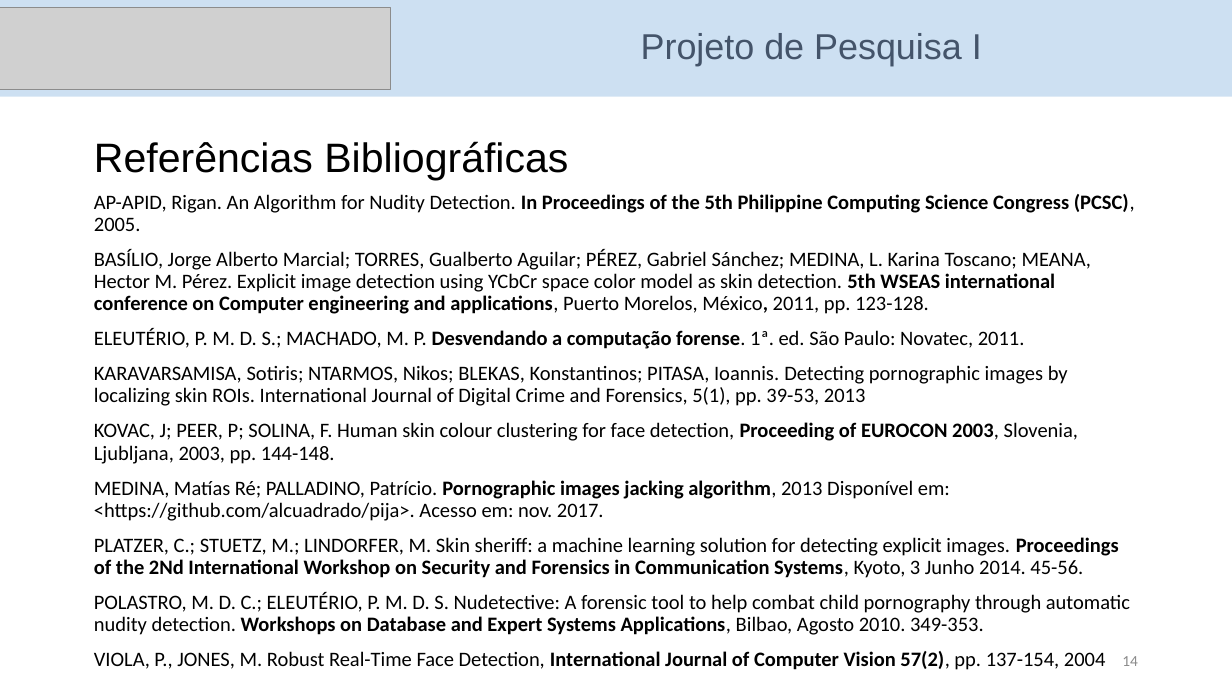
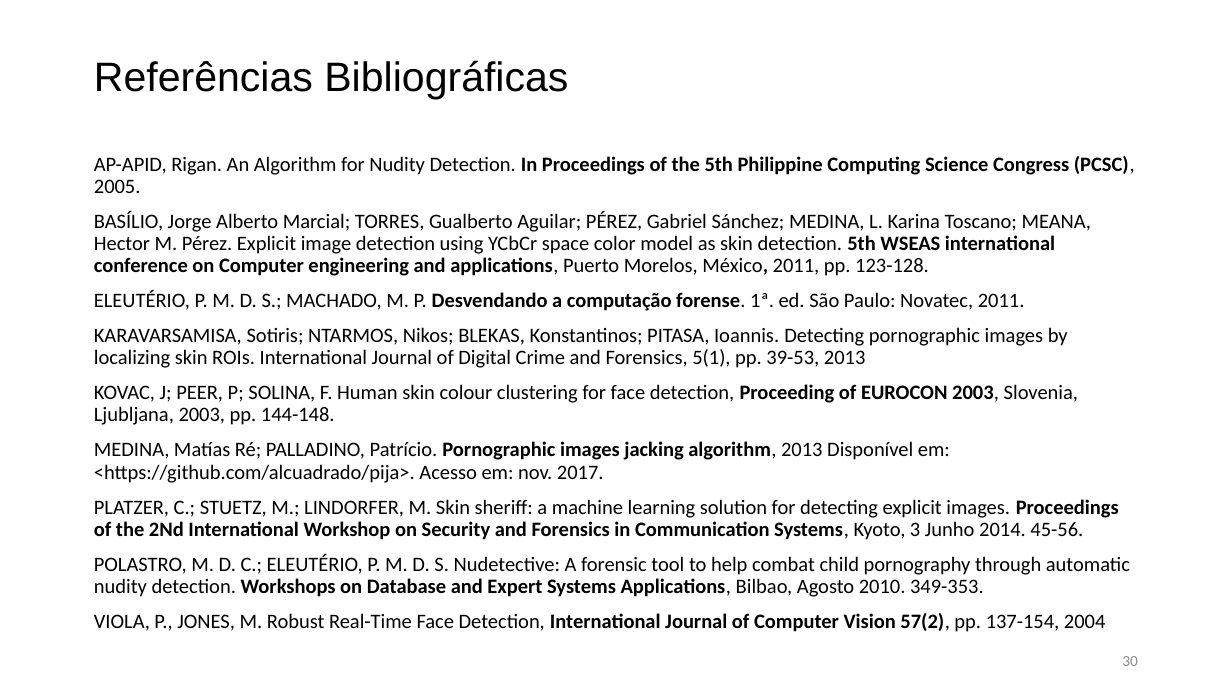
Before and after one commit to danilocoura/Aprendizagem-de-Maquina, a slide deck: slide 30 of Projeto/apresentacao Aprendizagem de Maquina.pptx (slide 14 before the commit). Drawn at 1232x693 pixels with LibreOffice and Linux fonts; fonts in the diff are those of the drawing; grey boxes stand for pictures. Boxes give left, top, right and bottom in pixels: in the first picture for what was removed or moved away, otherwise in the second. Text is boxed around its words. In the diff, an @@ line names an element or a change of style, - is before the commit and + after.

Commit message:
atualizacao projeto

```diff
--- a/Projeto/apresentacao Aprendizagem de Maquina.pptx
+++ b/Projeto/apresentacao Aprendizagem de Maquina.pptx
@@ rectangle removed at (x1=0, y1=0, x2=1232, y2=97) @@
@@ picture removed at (x1=0, y1=7, x2=391, y2=90) @@
@@ text "Referências Bibliográficas" moved from (x1=94, y1=141, x2=568, y2=180) to (x1=94, y1=60, x2=568, y2=99) @@
@@ title removed at (x1=641, y1=33, x2=982, y2=66) @@
-Projeto de Pesquisa I
@@ text "AP-APID, Rigan. An Algorithm for ..." moved from (x1=94, y1=194, x2=1135, y2=635) to (x1=94, y1=156, x2=1135, y2=597) @@
@@ page number at (x1=1122, y1=656, x2=1138, y2=666): text changed @@
-14
+30
```
Also in this commit, not shown: 7 other slides changed, 22 slides added, 6 slides removed, 4 other files.
